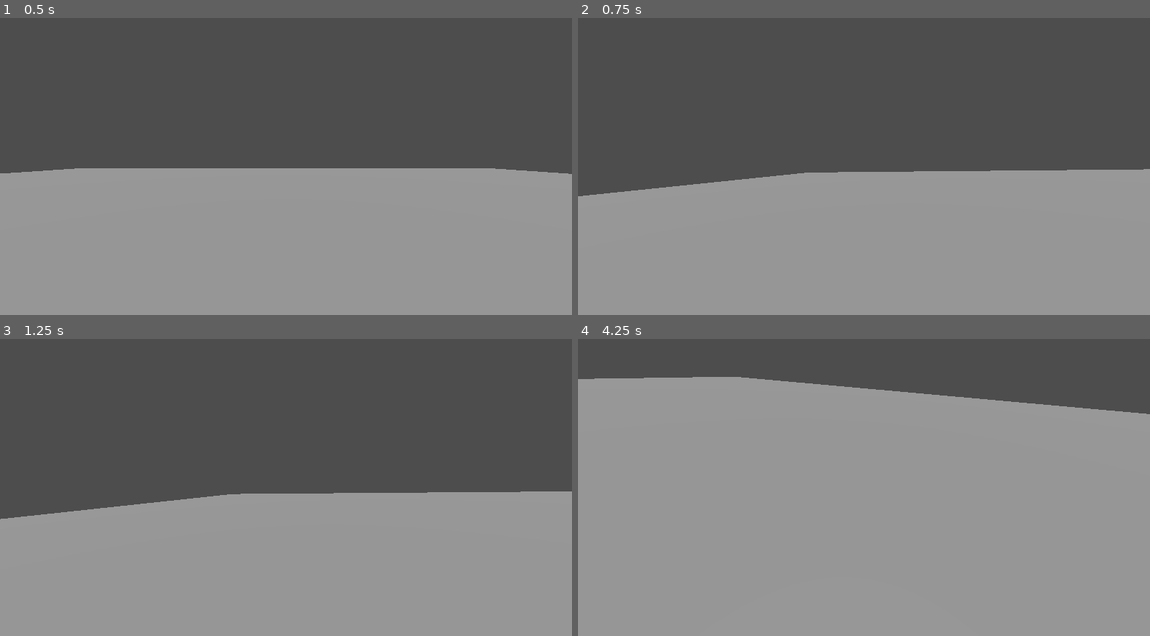
Above: before the commit, frames 1-4 (two rows, left to right).
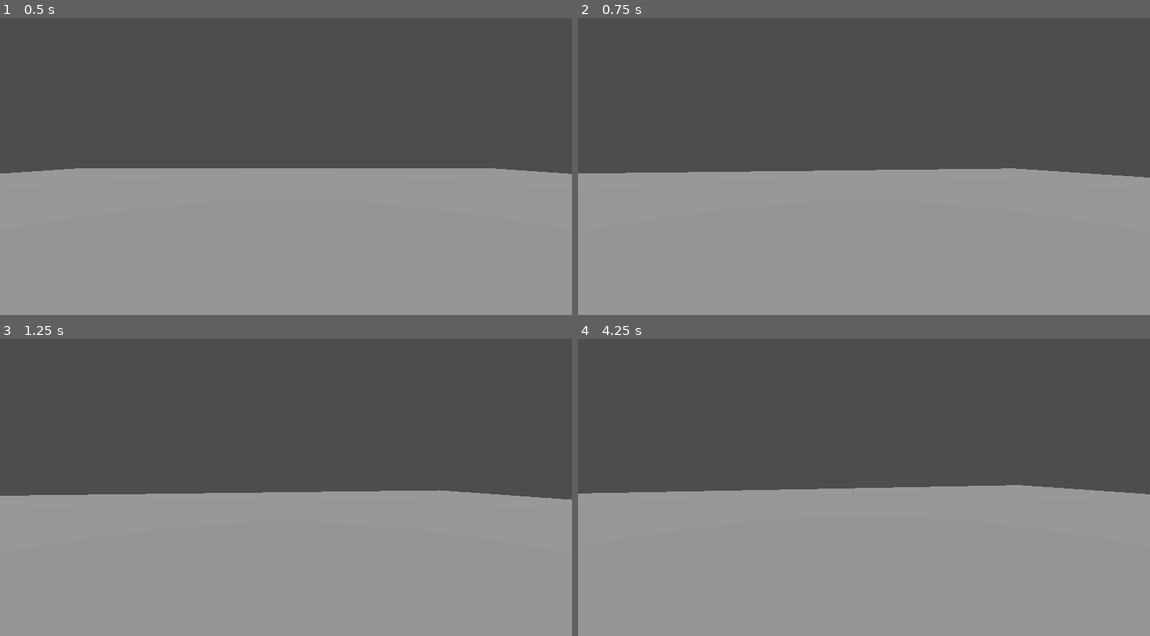
Above: after the commit, the same moments.

Repository: Mhiw/ComfyJam
Game: Godot game, scene res://scenes/main.tscn
Same seed, same stepped clock (60 frames per second), same inputs: the game is played once before the commit and once after it.
Inputs (mouse positions are in pixels of both pictures, inside the frame that each line leads up to):
- Up to frame 1 (0.5 s): no input
- Up to frame 2 (0.75 s): tap Enter at 0.5 s; move the mouse to (892, 151) at 0.52 s; hold W (movement_forward) from 0.53 s (still down)
- Up to frame 3 (1.25 s): keep holding W (movement_forward); tap Space (movement_jump) at 0.77 s
- Up to frame 4 (4.25 s): keep holding W (movement_forward); tap Space (movement_jump) at 1.25, 1.52, 3.02, 3.77 s; move the mouse to (835, 475) at 1.27 s; move the mouse to (875, 469) at 2.02 s; move the mouse to (858, 481) at 2.77 s; move the mouse to (904, 478) at 3.52 s

Frame 1 is identical in both runs. In frame 2, 2.2% of the frame differs, in the area x 0-100%, y 50-60%; in frame 3, 2.1%; in frame 4, 33%, in the area x 0-100%, y 12-53%.

Commit message:
Working camera looking

Diff:
--- a/scenes/player.tscn
+++ b/scenes/player.tscn
@@ -10,9 +10,11 @@
 [sub_resource type="CapsuleMesh" id="CapsuleMesh_3vyb7"]
 material = SubResource("StandardMaterial3D_3vyb7")
 
-[node name="Player" type="CharacterBody3D" unique_id=1210724413 node_paths=PackedStringArray("camera")]
+[node name="Player" type="CharacterBody3D" unique_id=1210724413 node_paths=PackedStringArray("camera", "head")]
 script = ExtResource("1_g2els")
-camera = NodePath("Camera3D")
+camera = NodePath("Head/Camera3D")
+head = NodePath("Head")
+sensitivity = 0.265
 
 [node name="CollisionShape3D" type="CollisionShape3D" parent="." unique_id=1601619260]
 shape = SubResource("CapsuleShape3D_u8vuu")
@@ -20,5 +22,7 @@
 [node name="MeshInstance3D" type="MeshInstance3D" parent="." unique_id=79407525]
 mesh = SubResource("CapsuleMesh_3vyb7")
 
-[node name="Camera3D" type="Camera3D" parent="." unique_id=1224232364]
+[node name="Head" type="Node3D" parent="." unique_id=1356110076]
+
+[node name="Camera3D" type="Camera3D" parent="Head" unique_id=1224232364]
 transform = Transform3D(1, 0, 0, 0, 1, 0, 0, 0, 1, 0, 0.7, 0)
--- a/scripts/player.gd
+++ b/scripts/player.gd
@@ -5,8 +5,10 @@
 @export var jump_height: float = 5
 @export var gravity: float = -10
 @export var camera: Camera3D
+@export var head: Node3D
+@export var sensitivity: float = 1
 
-var camera_velocity: Vector2
+var rotation_x: float
 
 func _ready() -> void:
 	Input.mouse_mode = Input.MOUSE_MODE_CAPTURED
@@ -31,17 +33,18 @@
 		jump()
 
 func process_movement() -> void:
-	camera.rotate_object_local(Vector3.RIGHT, -camera_velocity.y * get_process_delta_time())
-	camera.rotate_object_local(Vector3.UP, -camera_velocity.x * get_process_delta_time())
-	camera_velocity = Vector2(0, 0)
-
 	move_and_slide()
 
 	velocity = Vector3(0, 0, 0)
 
 func _input(event: InputEvent) -> void:
 	if event is InputEventMouseMotion:
-		camera_velocity = Vector2(event.relative.x, event.relative.y)
+		rotate_y(-event.relative.x * sensitivity * 0.01)
+
+		rotation_x -= event.relative.y * sensitivity * 0.01
+		rotation_x = clamp(rotation_x, -PI / 2, PI / 2)
+
+		head.rotation.x = rotation_x
 
 func _process(delta: float) -> void:
 	process_input()
